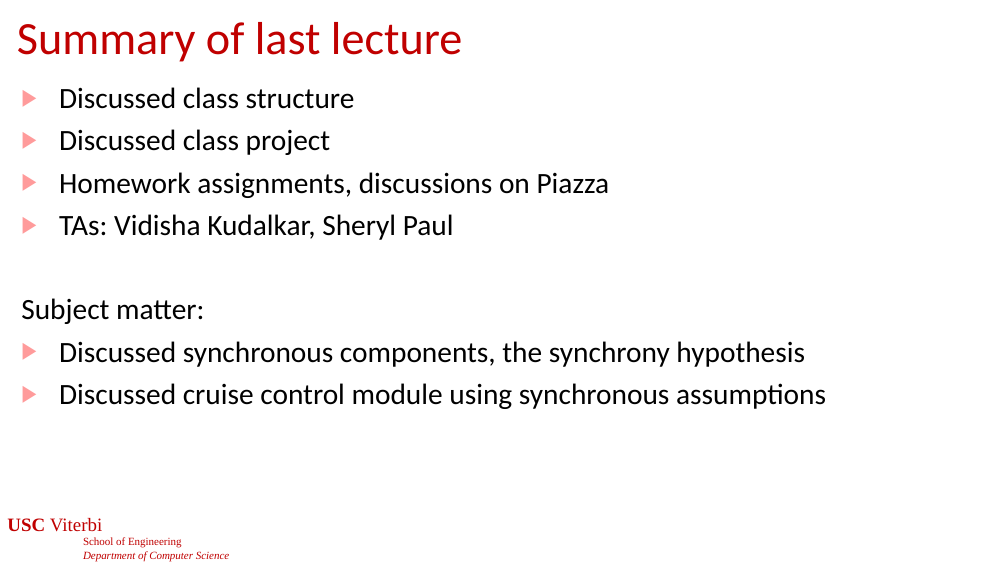
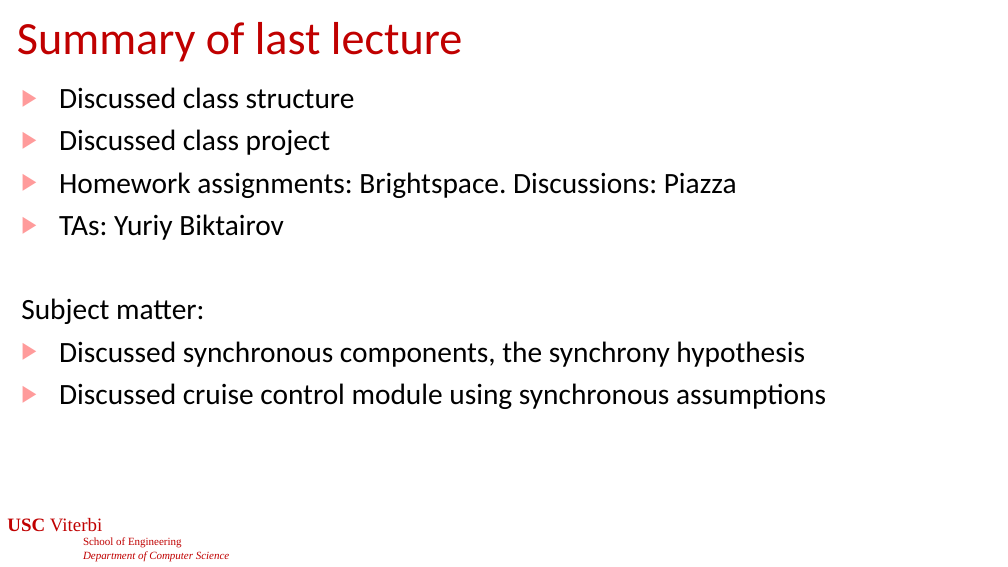
Before and after one commit to jdeshmukh/jdeshmukh.github.io, a slide deck: slide 39 of teaching/cs513-autocps-fall-2025/slides/ModelsOfComputation.pptx. Drawn at 1008x567 pixels with LibreOffice and Linux fonts; fonts in the diff are those of the drawing; background and template pictures are left out. Boxes give left, top, right and bottom in pixels: in the first picture for what was removed or moved away, otherwise in the second. Text is boxed around its words. In the diff, an @@ line names an element or a change of style, - is before the commit and + after.

```diff
--- a/teaching/cs513-autocps-fall-2025/slides/ModelsOfComputation.pptx
+++ b/teaching/cs513-autocps-fall-2025/slides/ModelsOfComputation.pptx
@@ text at bbox=[59, 172, 737, 240]: text changed @@
-▶ Homework assignments, discussions on Piazza
-▶ TAs: Vidisha Kudalkar, Sheryl Paul
+▶ Homework assignments: Brightspace. Discussions: Piazza
+▶ TAs: Yuriy Biktairov
```
Also in this commit, not shown: 1 slide removed, 2 other files.
